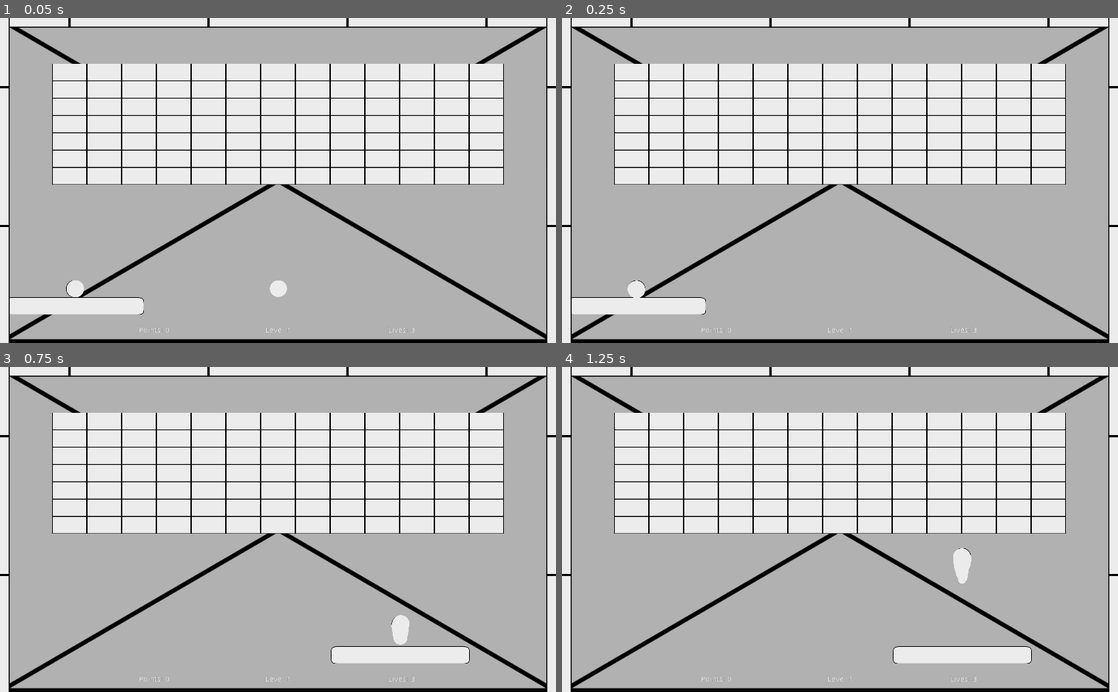
Above: before the commit, frames 1-4 (two rows, left to right).
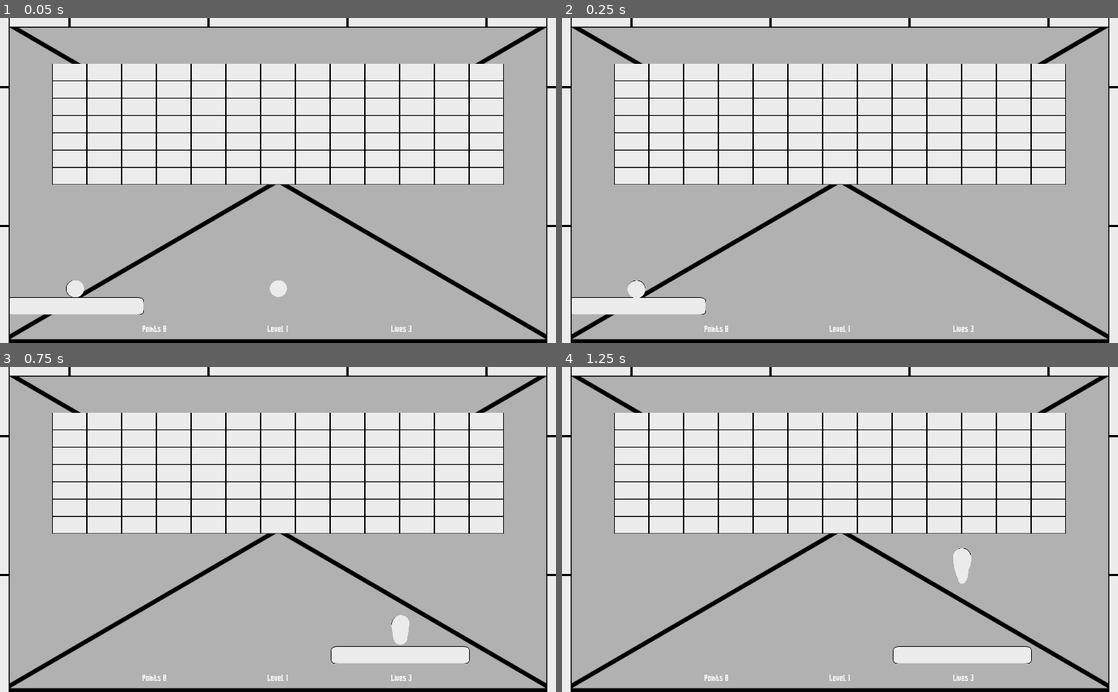
Above: after the commit, the same moments.

Repository: RhetHypo/BrickByBrickPolished
Game: Godot game, scene res://scenes/levels/Gamefield.tscn
The game is run twice, just before and just after one commit, with the same random seed, the same clock (stepped at 60 frames per second) and the same inputs.
Inputs (mouse positions are in pixels of both pictures, inside the frame that each line leads up to):
- Up to frame 1 (0.05 s): no input
- Up to frame 2 (0.25 s): no input
- Up to frame 3 (0.75 s): tap Enter at 0.5 s; move the mouse to (400, 513) at 0.52 s; click (400, 513) at 0.6 s
- Up to frame 4 (1.25 s): no input

The runs differ from the first frame. In frame 1, 0.1% of the frame differs, in the area x 25-75%, y 94-97%; in frame 2, 0.1%; in frame 3, 0.1%; in frame 4, 0.1%.

Commit message:
Settings in game pause menu

Diff:
--- a/scenes/levels/Gamefield.gd
+++ b/scenes/levels/Gamefield.gd
@@ -40,6 +40,8 @@
 	update_points(points)
 	update_level(level)
 	update_lives(lives)
+	settings.load_settings()
+	init_settings()
 
 func _unhandled_input(event):
 	if event.is_action_pressed("pause"):
@@ -123,6 +125,64 @@
 func pause_game():
 	get_node("Camera2D/CanvasLayer/PauseDialog").popup_centered()
 	get_tree().paused = true
+	Input.set_mouse_mode(Input.MOUSE_MODE_VISIBLE)
 
 func _on_PauseDialog_popup_hide():
 	get_tree().paused = false
+	Input.set_mouse_mode(Input.MOUSE_MODE_HIDDEN)
+
+func init_settings():
+	get_node("Camera2D/CanvasLayer/PauseDialog/MarginContainer/VBoxContainer/DifficultyOptions").visible = false
+	update_settings()
+
+func update_settings():
+	var pause_settings = get_node("Camera2D/CanvasLayer/PauseDialog/MarginContainer/VBoxContainer")
+	pause_settings.get_node("Music").pressed = settings.music_enabled
+	pause_settings.get_node("MusicHSlider").value = settings.music_level
+	pause_settings.get_node("Sound").pressed = settings.sound_enabled
+	pause_settings.get_node("SoundHSlider").value = settings.sound_level
+	pause_settings.get_node("ControlOptions").selected = settings.control_scheme
+	pause_settings.get_node("GraphicsOptions").selected = settings.graphics
+	pause_settings.get_node("DifficultyOptions").selected = settings.difficulty
+	settings.save_settings()
+
+func _on_Music_pressed():
+	settings.music_enabled = !settings.music_enabled
+	update_settings()
+
+
+func _on_MusicHSlider_value_changed(value):
+	settings.music_level = value
+	if value > 0:
+		settings.music_enabled = true
+	else:
+		settings.music_enabled = false
+	update_settings()
+
+
+func _on_Sound_pressed():
+	settings.sound_enabled = !settings.sound_enabled
+	update_settings()
+
+
+func _on_SoundHSlider_value_changed(value):
+	settings.sound_level = value
+	if value > 0:
+		settings.sound_enabled = true
+	else:
+		settings.sound_enabled = false
+	update_settings()
+
+func _on_ControlOptions_item_selected(ID):
+	settings.control_scheme = ID
+	update_settings()
+
+
+func _on_GraphicsOptions_item_selected(ID):
+	settings.graphics = ID
+	update_settings()
+
+
+func _on_DifficultyOptions_item_selected(ID):
+	settings.difficulty = ID
+	update_settings()
--- a/scenes/levels/Gamefield.tscn
+++ b/scenes/levels/Gamefield.tscn
@@ -7,14 +7,18 @@
 [ext_resource path="res://scenes/entities/Death.tscn" type="PackedScene" id=5]
 [ext_resource path="res://scenes/entities/Death.gd" type="Script" id=6]
 [ext_resource path="res://other/long_shot/Long_Shot.ttf" type="DynamicFontData" id=7]
+[ext_resource path="res://scenes/menus/PauseDialog.tscn" type="PackedScene" id=8]
+
+[sub_resource type="DynamicFont" id=5]
+font_data = ExtResource( 7 )
 
 [sub_resource type="Theme" id=1]
 
-[sub_resource type="DynamicFont" id=2]
+[sub_resource type="DynamicFont" id=6]
 font_data = ExtResource( 7 )
 
-[sub_resource type="Theme" id=3]
-default_font = SubResource( 2 )
+[sub_resource type="DynamicFont" id=7]
+font_data = ExtResource( 7 )
 
 [node name="Gamefield" type="Node2D"]
 script = ExtResource( 1 )
@@ -70,7 +74,7 @@
 alignment = 2
 
 [node name="HBoxContainer" type="HBoxContainer" parent="Camera2D/CanvasLayer/MarginContainer/VBoxContainer"]
-margin_top = 554.0
+margin_top = 550.0
 margin_right = 992.0
 margin_bottom = 568.0
 alignment = 1
@@ -78,66 +82,32 @@
 [node name="Score" type="Label" parent="Camera2D/CanvasLayer/MarginContainer/VBoxContainer/HBoxContainer"]
 margin_left = 156.0
 margin_right = 380.0
-margin_bottom = 14.0
+margin_bottom = 18.0
 rect_min_size = Vector2( 224, 0 )
+custom_fonts/font = SubResource( 5 )
 text = "Score: 999,999"
 align = 1
 
 [node name="Level" type="Label" parent="Camera2D/CanvasLayer/MarginContainer/VBoxContainer/HBoxContainer"]
 margin_left = 384.0
 margin_right = 608.0
-margin_bottom = 14.0
+margin_bottom = 18.0
 rect_min_size = Vector2( 224, 0 )
 theme = SubResource( 1 )
+custom_fonts/font = SubResource( 6 )
 text = "Level: 99"
 align = 1
 
 [node name="Lives" type="Label" parent="Camera2D/CanvasLayer/MarginContainer/VBoxContainer/HBoxContainer"]
 margin_left = 612.0
 margin_right = 836.0
-margin_bottom = 14.0
+margin_bottom = 18.0
 rect_min_size = Vector2( 224, 0 )
+custom_fonts/font = SubResource( 7 )
 text = "Lives: 99"
 align = 1
 
-[node name="PauseDialog" type="PopupDialog" parent="Camera2D/CanvasLayer"]
-visible = true
-anchor_left = 0.5
-anchor_top = 0.5
-anchor_right = 0.5
-anchor_bottom = 0.5
-margin_left = -20.0
-margin_top = -20.0
-margin_right = 20.0
-margin_bottom = 20.0
-theme = SubResource( 3 )
-
-[node name="MarginContainer" type="MarginContainer" parent="Camera2D/CanvasLayer/PauseDialog"]
-margin_right = 40.0
-margin_bottom = 40.0
-
-[node name="VBoxContainer" type="VBoxContainer" parent="Camera2D/CanvasLayer/PauseDialog/MarginContainer"]
-margin_right = 40.0
-margin_bottom = 92.0
-
-[node name="Music" type="Button" parent="Camera2D/CanvasLayer/PauseDialog/MarginContainer/VBoxContainer"]
-margin_right = 40.0
-margin_bottom = 24.0
-
-[node name="MusicHSlider" type="HSlider" parent="Camera2D/CanvasLayer/PauseDialog/MarginContainer/VBoxContainer"]
-margin_top = 28.0
-margin_right = 40.0
-margin_bottom = 44.0
-
-[node name="Sound" type="Button" parent="Camera2D/CanvasLayer/PauseDialog/MarginContainer/VBoxContainer"]
-margin_top = 48.0
-margin_right = 40.0
-margin_bottom = 72.0
-
-[node name="SoundHSlider" type="HSlider" parent="Camera2D/CanvasLayer/PauseDialog/MarginContainer/VBoxContainer"]
-margin_top = 76.0
-margin_right = 40.0
-margin_bottom = 92.0
+[node name="PauseDialog" parent="Camera2D/CanvasLayer" instance=ExtResource( 8 )]
 
 [node name="CompleteCheck" type="Timer" parent="."]
 autostart = true
--- /dev/null
+++ b/scenes/menus/PauseDialog.tscn
@@ -0,0 +1,125 @@
+[gd_scene load_steps=10 format=2]
+
+[ext_resource path="res://other/long_shot/Long_Shot.ttf" type="DynamicFontData" id=1]
+
+[sub_resource type="DynamicFont" id=1]
+font_data = ExtResource( 1 )
+
+[sub_resource type="Theme" id=2]
+default_font = SubResource( 1 )
+
+[sub_resource type="DynamicFont" id=3]
+size = 36
+font_data = ExtResource( 1 )
+
+[sub_resource type="DynamicFont" id=4]
+size = 20
+font_data = ExtResource( 1 )
+
+[sub_resource type="DynamicFont" id=5]
+size = 20
+font_data = ExtResource( 1 )
+
+[sub_resource type="DynamicFont" id=6]
+size = 20
+font_data = ExtResource( 1 )
+
+[sub_resource type="DynamicFont" id=7]
+size = 20
+font_data = ExtResource( 1 )
+
+[sub_resource type="DynamicFont" id=8]
+size = 20
+font_data = ExtResource( 1 )
+
+[node name="PauseDialog" type="PopupDialog"]
+pause_mode = 2
+anchor_left = 0.5
+anchor_top = 0.5
+anchor_right = 0.5
+anchor_bottom = 0.5
+margin_left = -20.0
+margin_top = -20.0
+margin_right = 230.0
+margin_bottom = 330.0
+theme = SubResource( 2 )
+
+[node name="MarginContainer" type="MarginContainer" parent="."]
+anchor_right = 1.0
+anchor_bottom = 1.0
+margin_bottom = 52.0
+custom_constants/margin_right = 50
+custom_constants/margin_top = 30
+custom_constants/margin_left = 50
+custom_constants/margin_bottom = 30
+
+[node name="VBoxContainer" type="VBoxContainer" parent="MarginContainer"]
+margin_left = 50.0
+margin_top = 30.0
+margin_right = 200.0
+margin_bottom = 372.0
+custom_constants/separation = 10
+
+[node name="Label" type="Label" parent="MarginContainer/VBoxContainer"]
+margin_right = 150.0
+margin_bottom = 38.0
+custom_fonts/font = SubResource( 3 )
+text = "SETTINGS"
+align = 1
+
+[node name="Music" type="Button" parent="MarginContainer/VBoxContainer"]
+margin_top = 48.0
+margin_right = 150.0
+margin_bottom = 76.0
+custom_fonts/font = SubResource( 4 )
+toggle_mode = true
+text = "MUSIC"
+
+[node name="MusicHSlider" type="HSlider" parent="MarginContainer/VBoxContainer"]
+margin_top = 86.0
+margin_right = 150.0
+margin_bottom = 102.0
+ticks_on_borders = true
+
+[node name="Sound" type="Button" parent="MarginContainer/VBoxContainer"]
+margin_top = 112.0
+margin_right = 150.0
+margin_bottom = 140.0
+custom_fonts/font = SubResource( 5 )
+toggle_mode = true
+text = "SOUND"
+
+[node name="SoundHSlider" type="HSlider" parent="MarginContainer/VBoxContainer"]
+margin_top = 150.0
+margin_right = 150.0
+margin_bottom = 166.0
+
+[node name="ControlOptions" type="OptionButton" parent="MarginContainer/VBoxContainer"]
+margin_top = 176.0
+margin_right = 150.0
+margin_bottom = 204.0
+custom_fonts/font = SubResource( 6 )
+text = "MOUSE"
+align = 1
+items = [ "MOUSE", null, false, 0, null, "WASD", null, false, 1, null, "ARROWS", null, false, 2, null ]
+selected = 0
+
+[node name="GraphicsOptions" type="OptionButton" parent="MarginContainer/VBoxContainer"]
+margin_top = 214.0
+margin_right = 150.0
+margin_bottom = 242.0
+custom_fonts/font = SubResource( 7 )
+text = "LOW"
+align = 1
+items = [ "LOW", null, false, 0, null, "MEDIUM", null, false, 1, null, "HIGH", null, false, 2, null ]
+selected = 0
+
+[node name="DifficultyOptions" type="OptionButton" parent="MarginContainer/VBoxContainer"]
+margin_top = 252.0
+margin_right = 150.0
+margin_bottom = 280.0
+custom_fonts/font = SubResource( 8 )
+text = "EASY"
+align = 1
+items = [ "EASY", null, false, 0, null, "NORMAL", null, false, 1, null, "HARD", null, false, 2, null ]
+selected = 0
--- a/settings.gd
+++ b/settings.gd
@@ -1,15 +1,17 @@
 extends Node
 
 var music_enabled = true
-var music_level = 1
+var music_level = 100
 var sound_enabled = true
-var sound_level = 1
+var sound_level = 100
+var control_scheme = 0
+var graphics = 0
+var difficulty = 0
+var settings_file = "user://settings.save"
+var expected_vars = 7
 
-# Called when the node enters the scene tree for the first time.
 func _ready():
-	pass # Replace with function body.
-
-var settings_file = "user://settings.save"
+	pass
 
 func save_settings():
 	var setFile = File.new()
@@ -18,14 +20,31 @@
 	setFile.store_var(music_level)
 	setFile.store_var(sound_enabled)
 	setFile.store_var(sound_level)
+	setFile.store_var(control_scheme)
+	setFile.store_var(graphics)
+	setFile.store_var(difficulty)
 	setFile.close()
 
 func load_settings():
 	var getFile = File.new()
 	if getFile.file_exists(settings_file):
 		getFile.open(settings_file, File.READ)
-		music_enabled = getFile.get_var()
-		music_level = getFile.get_var()
-		sound_enabled = getFile.get_var()
-		sound_level = getFile.get_var()
+		var temp_settings = []
+		var bad_settings = false
+		for i in range(0,expected_vars):
+			var temp_setting = getFile.get_var()
+			if temp_setting != null:
+				temp_settings.append(temp_setting)
+			else:
+				bad_settings = true
+				break
+		print("SETTINGS VALID: ", bad_settings)
+		if !bad_settings:
+			music_enabled = temp_settings[0]
+			music_level = temp_settings[1]
+			sound_enabled = temp_settings[2]
+			sound_level = temp_settings[3]
+			control_scheme = temp_settings[4]
+			graphics = temp_settings[5]
+			difficulty = temp_settings[6]
 		getFile.close()
Not shown: 1 places in scenes/levels/Gamefield.tscn that only renumber resources
